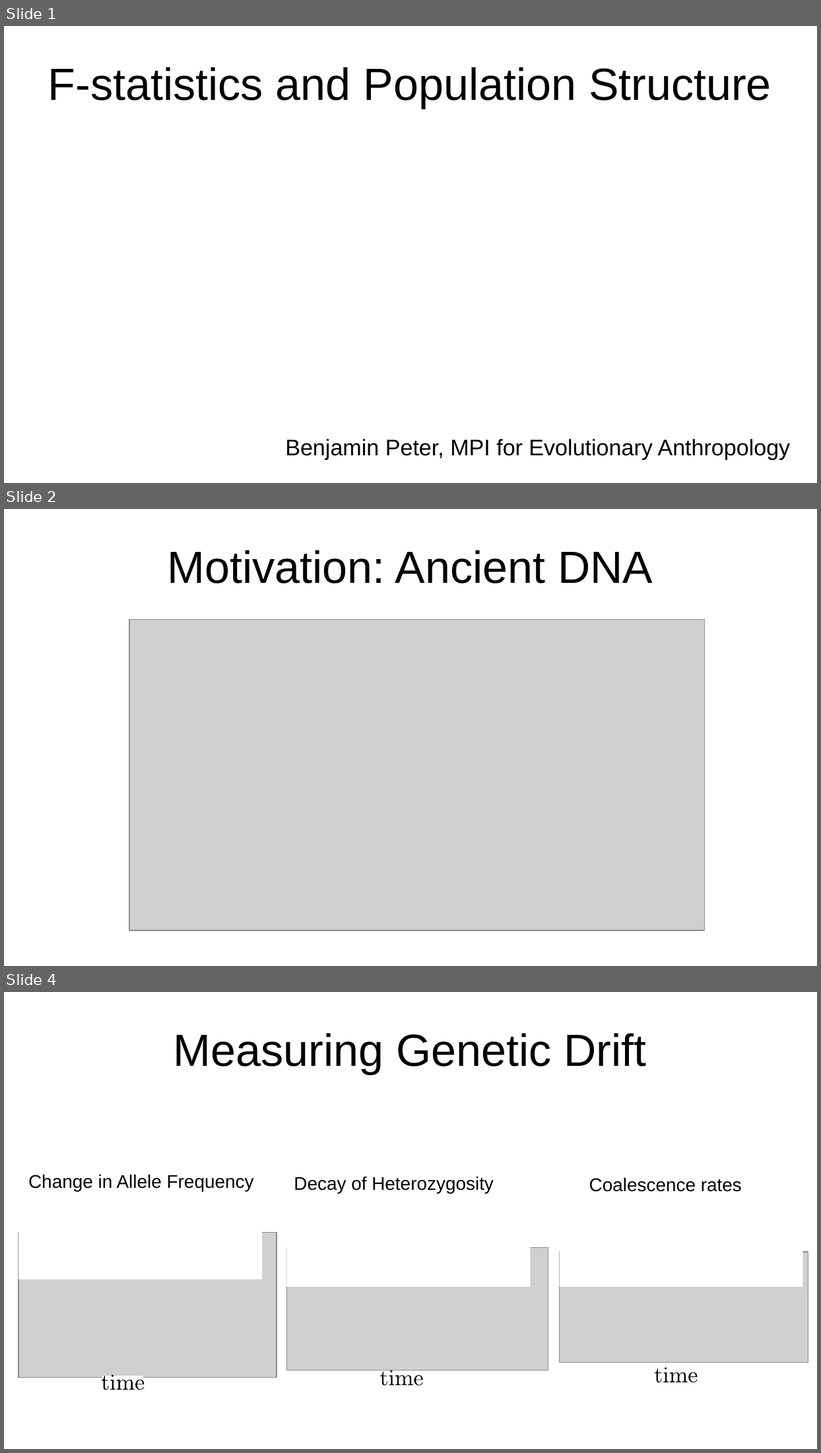
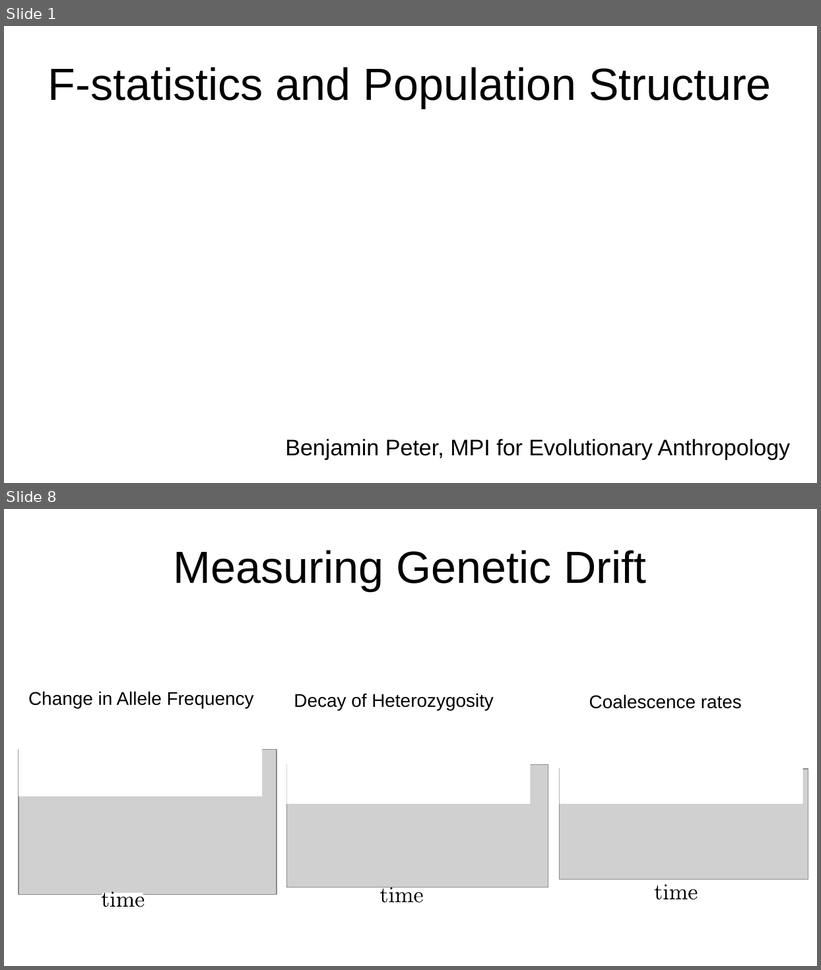
Before and after one commit to BenjaminPeter/cph_course, a slide deck: embo22_peter_day1.odp. Shown one above the other, each under a label of ours: slides 1, 2 and 4 before the commit, slides 1 and 8 after it; the slides between them are not shown. The pictures are 821x1453 and 821x970 pixels, drawn with LibreOffice and Linux fonts; fonts in the diff are those of the drawing; grey boxes stand for pictures. Boxes give left, top, right and bottom in pixels: in the first picture for what was removed or moved away, otherwise in the second. Text is boxed around its words. In the diff, an @@ line names an element or a change of style, - is before the commit and + after.

```diff
--- a/embo22_peter_day1.odp
+++ b/embo22_peter_day1.odp
@@ slide 2 removed at <box>4,509,817,966</box>, background #FFFFFF @@
@@ title removed at <box>167,550,653,584</box> @@
-Motivation: Ancient DNA
@@ picture removed at <box>129,620,705,931</box> @@
@@ what was slide 4 is now slide 8 @@
```
Also in this commit, not shown: 10 slides changed, 5 slides added, 3 other files.
